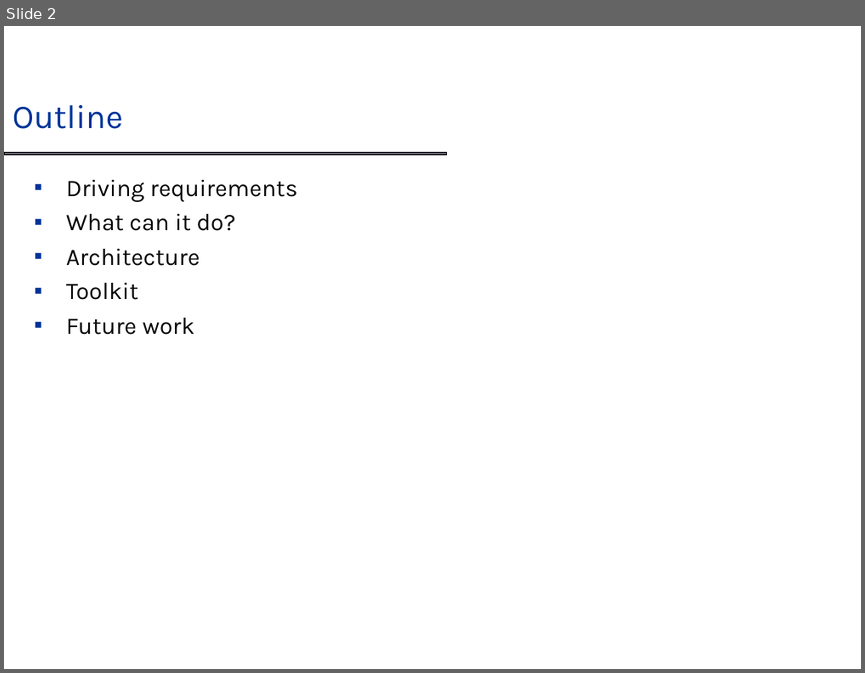
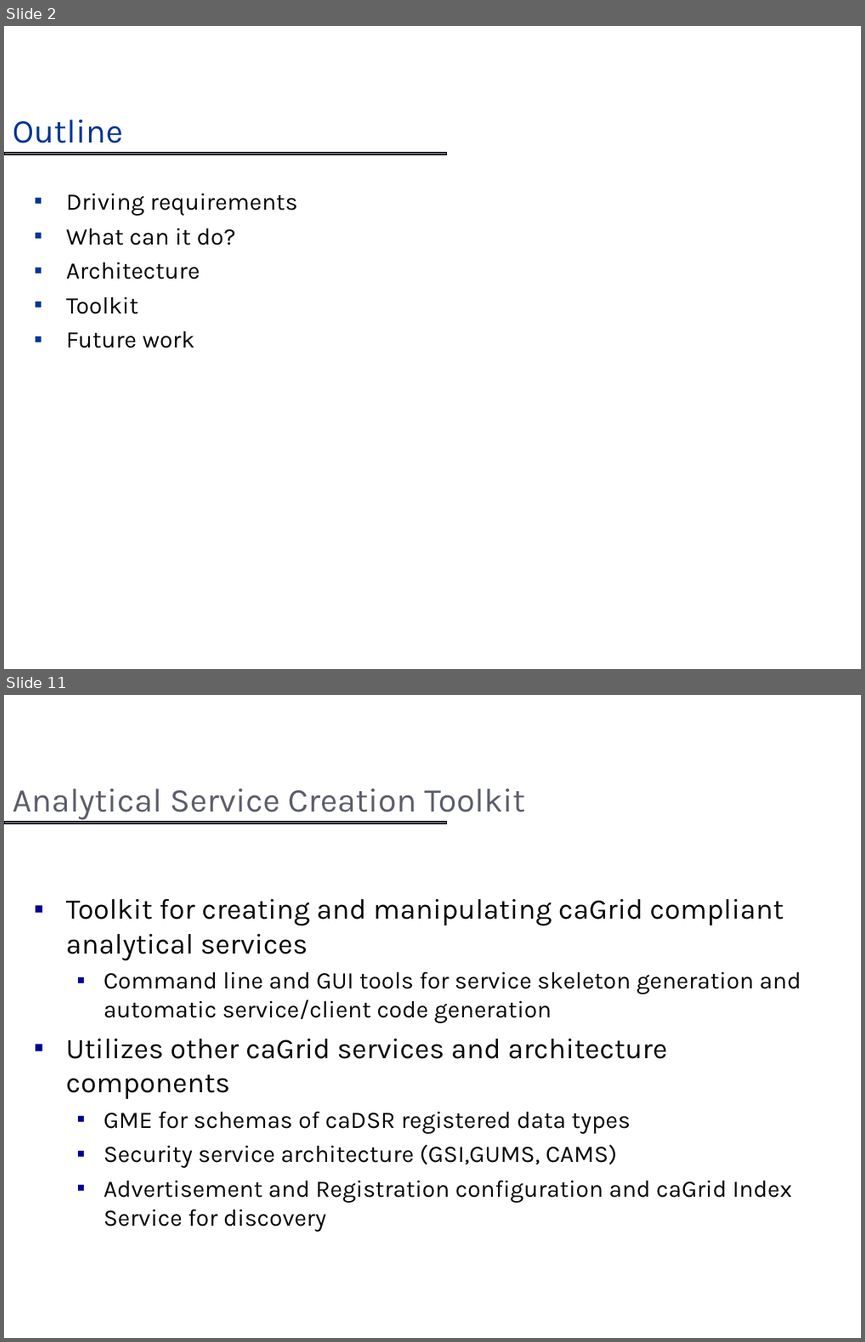
Before and after one commit to NCIP/cagrid-portal, a slide deck: cagrid-1-0/Documentation/presentations/introduce/Introduce_DIALOGUE2.ppt. Shown one above the other, each under a label of ours: slide 2 before the commit, slides 2 and 11 after it; the slides between them are not shown. The pictures are 865x673 and 865x1342 pixels, drawn with LibreOffice and Linux fonts; fonts in the diff are those of the drawing; background and template pictures are left out. Boxes give left, top, right and bottom in pixels: in the first picture for what was removed or moved away, otherwise in the second. Text is boxed around its words. In the diff, an @@ line names an element or a change of style, - is before the commit and + after.

```diff
--- a/cagrid-1-0/Documentation/presentations/introduce/Introduce_DIALOGUE2.ppt
+++ b/cagrid-1-0/Documentation/presentations/introduce/Introduce_DIALOGUE2.ppt
@@ slide 11 added at (x1=4, y1=695, x2=861, y2=1338), background #FFFFFF; not listed: 1 template element that a slide beside it also shows @@
@@ title added at (x1=12, y1=789, x2=525, y2=820), 28 pt, text #5B5D6B @@
+Analytical Service Creation Toolkit
@@ text added at (x1=66, y1=899, x2=801, y2=1231), 20 pt, text #070709 @@
+▪ Toolkit for creating and manipulating caGrid compliant analytical services
+  ▪ Command line and GUI tools for service skeleton generation and automatic service/client code generation
+▪ Utilizes other caGrid services and architecture components
+  ▪ GME for schemas of caDSR registered data types
+  ▪ Security service architecture (GSI,GUMS, CAMS)
+  ▪ Advertisement and Registration configuration and caGrid Index Service for discovery
@@ slide 2 changed as well @@
@@ title "Outline" moved from (x1=12, y1=105, x2=123, y2=129) to (x1=12, y1=120, x2=123, y2=143) @@
@@ text "Driving requirements" moved from (x1=66, y1=179, x2=298, y2=335) to (x1=66, y1=193, x2=298, y2=348) @@
```
Also in this commit, not shown: 1 other slide changed, 34 other slides added.
